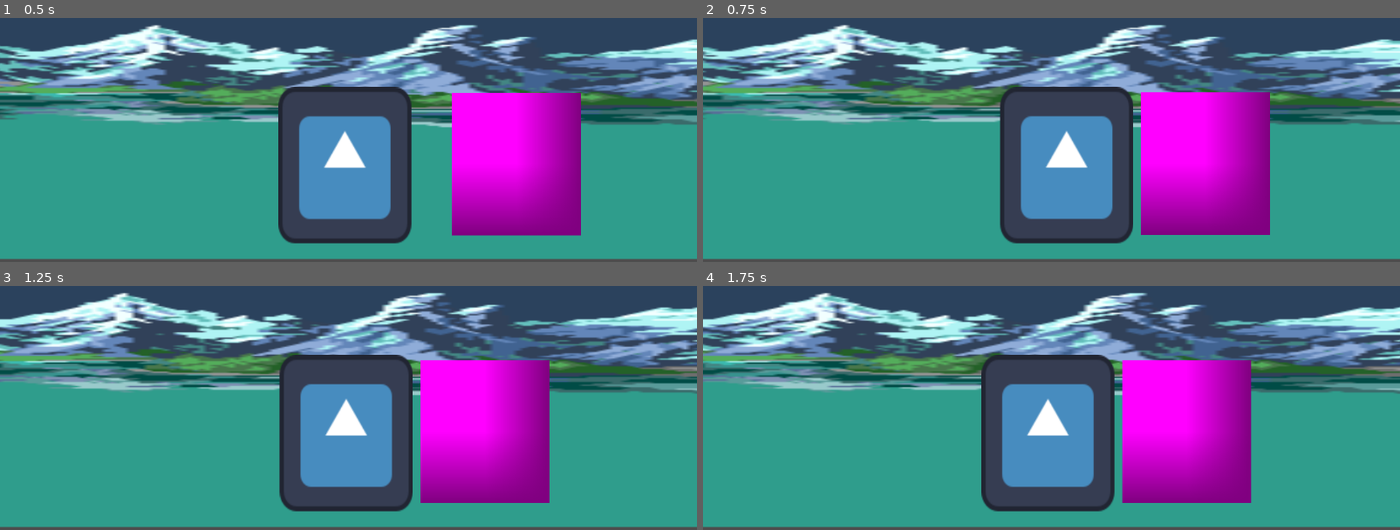
Above: before the commit, frames 1-4 (two rows, left to right).
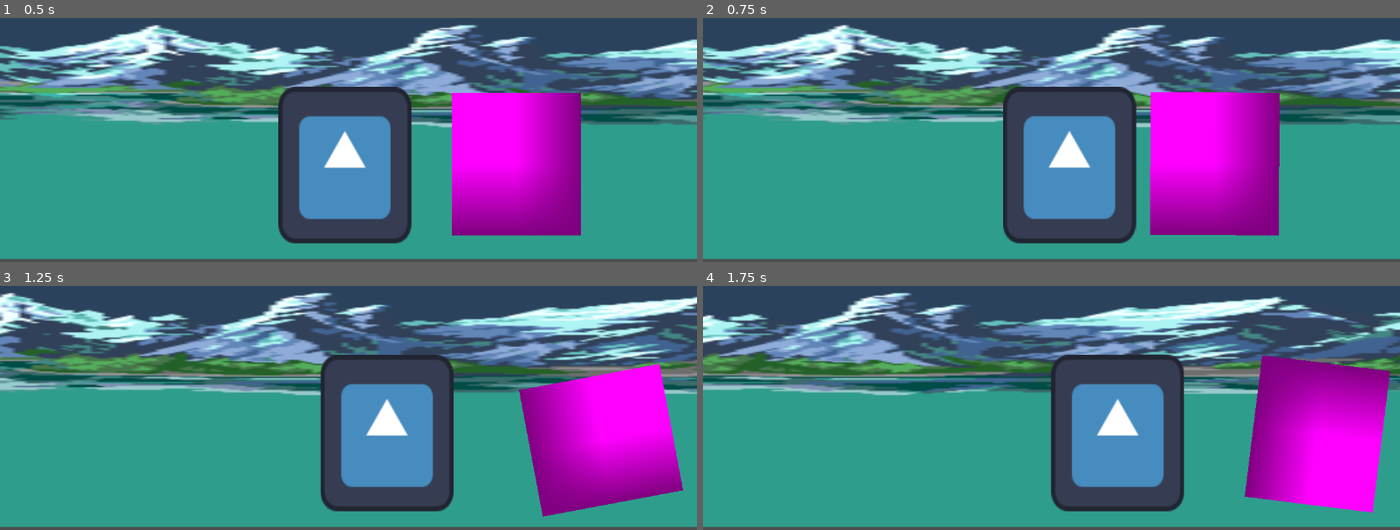
Above: after the commit, the same moments.

Repository: MatevzVidovic/godot_experiments
Game: Godot game, scene res://node_2d.tscn
The game is run twice, just before and just after one commit, with the same random seed, the same clock (stepped at 60 frames per second) and the same inputs. The engine's default icon, where the game draws it, is replaced by a stand-in: a white triangle on a blue panel in a dark square.
Inputs:
- Up to frame 1 (0.5 s): no input
- Up to frame 2 (0.75 s): hold D from 0.53 s (still down)
- Up to frame 3 (1.25 s): keep holding D; tap Space (ui_select) at 0.77 s
- Up to frame 4 (1.75 s): keep holding D; tap Space (ui_select) at 1.52 s

Frame 1 is identical in both runs. In frame 2, 3.2% of the frame differs, in the area x 42-83%, y 28-93%; in frame 3, 52%; in frame 4, 55%, in the area x 0-100%, y 2-93%.

Commit message:
autosave

Diff:
--- a/node_2d.tscn
+++ b/node_2d.tscn
@@ -59,6 +59,7 @@
 position_smoothing_enabled = true
 
 [node name="RigidBody2D" type="RigidBody2D" parent="."]
+can_sleep = false
 
 [node name="CollisionShape2D" type="CollisionShape2D" parent="RigidBody2D"]
 position = Vector2(282, -200)
--- a/player.gd
+++ b/player.gd
@@ -3,6 +3,7 @@
 const SPEED = 300.0
 const DASH_SPEED = 800.0
 const DASH_DURATION = 0.2
+const PUSH_FORCE = 1000.0
 
 var in_jump = false
 
@@ -58,3 +59,12 @@
 		velocity = velocity.lerp(Vector2.ZERO, 0.1)
 
 	move_and_slide()
+
+
+
+	#   Your player needs to apply force when colliding:
+	# In player.gd, detect collision and push
+	for i in get_slide_collision_count():
+		var collision = get_slide_collision(i)
+		if collision.get_collider() is RigidBody2D:
+			collision.get_collider().apply_central_impulse(-collision.get_normal() * PUSH_FORCE)
